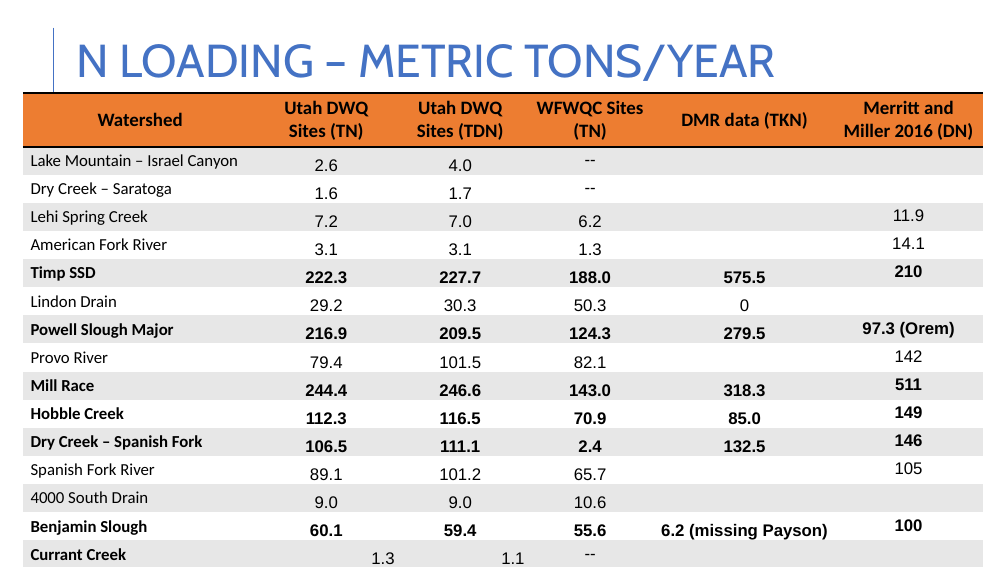
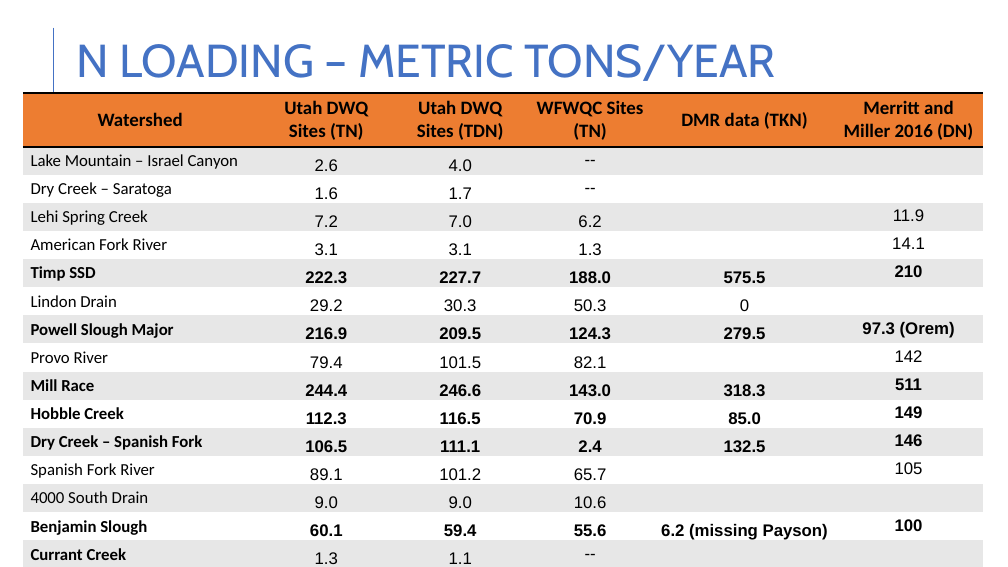
Before and after one commit to KateriSalk/UtahLake_CNPMassBalance, a slide deck: slide 7 of WatershedLoading_20210301.pptx (slide 4 before the commit). Drawn at 1008x567 pixels with LibreOffice and Linux fonts; fonts in the diff are those of the drawing. Boxes give left, top, right and bottom in pixels: in the first picture for what was removed or moved away, otherwise in the second. Text is boxed around its words. In the diff, an @@ line names an element or a change of style, - is before the commit and + after.

```diff
--- a/WatershedLoading_20210301.pptx
+++ b/WatershedLoading_20210301.pptx
@@ table at bbox=[23, 93, 984, 567] @@
@@ alignment right to centre @@
```
Also in this commit, not shown: 2 other files.
